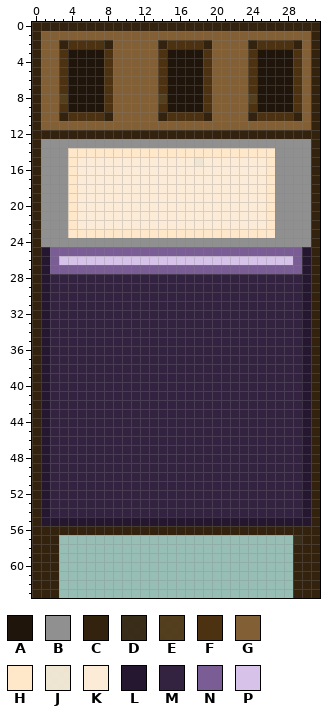
Pixel-art sprite, stored at data/Bed.png. The picture above is the old version.
The file is 32x64 pixels. Pixels under 10% opacity are left out. Colours within 5 levels of each other are drawn and written as one.
Palette (. is transparent): A #1f150a  B #909090  C #32220e  D #32220eec  E #4d3211ea  F #4d3211  G #825f34  H #ffe8ca  J #fbebd7df  K #fbebd7  L #24172f  M #332340  N #7b5d96  P #d7c2e9
New version:
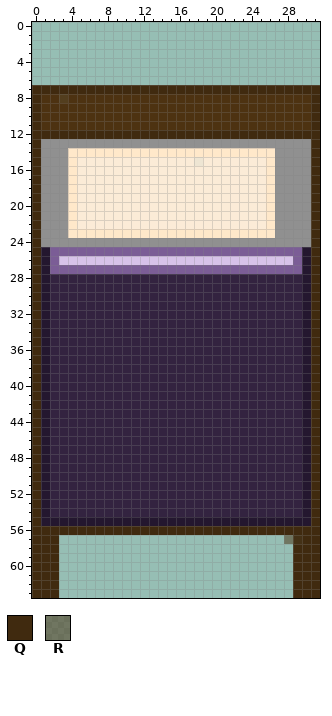
Colours new in this view: Q #402a0f  R #4b311182
Difference:
colour D: #32220eec -> #412b10f5
y 0: x 0..31 CCCCCCCCCCCCCCCCCCCCCCCCCCCCCCCC -> ................................
y 1: x 0..31 CGGGGGGGGGGGGGGGGGGGGGGGGGGGGGGC -> ................................
y 2: x 0..31 CGGCFFFFCGGGGGCFFFFCGGGGCFFFFCGC -> ................................
y 3..6: x 0..31 CGGFAAAAFGGGGGFAAAAFGGGGFAAAAFGC -> ................................
y 7: x 0..31 CGGFAAAAFGGGGGFAAAAFGGGGFAAAAFGC -> QQQQQQQQQQQQQQQQQQQQQQQQQQQQQQQQ
y 8: x 0..2 CGG -> QFF; x 4..7 AAAA -> FFFF; x 9..18 GGGGGEAAAA -> FFFFFFFFFF; x 20..28 GGGGEAAAA -> FFFFFFFFF; x 30..31 GC -> FQ
y 9: x 0..2 CGG -> QFF; x 4..7 AAAA -> FFFF; x 9..13 GGGGG -> FFFFF; x 15..18 AAAA -> FFFF; x 20..23 GGGG -> FFFF; x 25..28 AAAA -> FFFF; x 30..31 GC -> FQ
y 10: x 0..3 CGGC -> QFFF; x 8..14 CGGGGGC -> FFFFFFF; x 19..24 CGGGGC -> FFFFFF; x 29..31 CGC -> FFQ
y 11: x 0..31 CGGGGGGGGGGGGGGGGGGGGGGGGGGGGGGC -> QFFFFFFFFFFFFFFFFFFFFFFFFFFFFFFQ
y 12: x 0..31 CCCCCCCCCCCCCCCCCCCCCCCCCCCCCCCC -> QQQQQQQQQQQQQQQQQQQQQQQQQQQQQQQQ
y 13..55: x 0 C -> Q; x 31 C -> Q
y 56: x 0..31 CCCCCCCCCCCCCCCCCCCCCCCCCCCCCCCC -> QQQQQQQQQQQQQQQQQQQQQQQQQQQQQQQQ
y 57: x 0..2 CCC -> QQQ; x 28 . -> R; x 30..31 CC -> QQ
y 58..63: x 0..2 CCC -> QQQ; x 29..31 CCC -> QQQ
Boxes around the changes in both pictures, in picture pixels (x1, y1, x2, y2):
changed: (32, 22, 320, 598)
